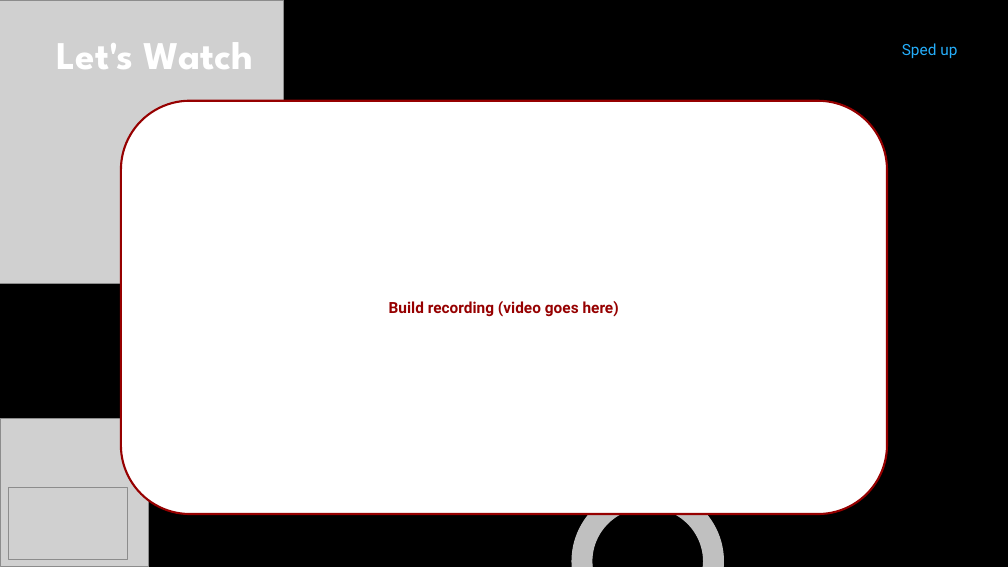
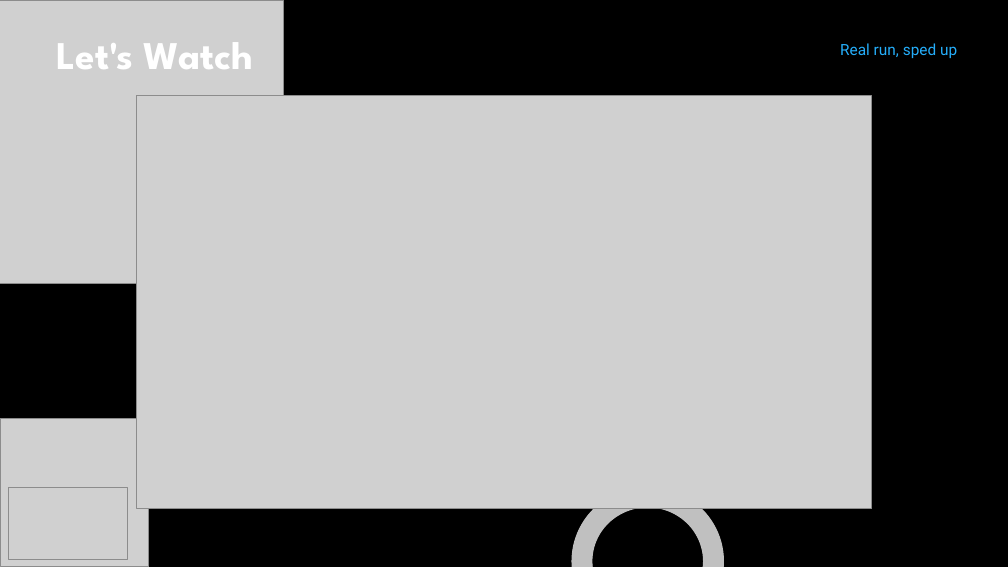
Before and after one commit to VirtualArkansasOrg/zest-spec, a slide deck: slide 5 of presentations/2026-vlla/deck/zest-vlla-2026.pptx. Drawn at 1008x567 pixels with LibreOffice and Linux fonts; fonts in the diff are those of the drawing; grey boxes stand for pictures. Boxes give left, top, right and bottom in pixels: in the first picture for what was removed or moved away, otherwise in the second. Text is boxed around its words. In the diff, an @@ line names an element or a change of style, - is before the commit and + after.

```diff
--- a/presentations/2026-vlla/deck/zest-vlla-2026.pptx
+++ b/presentations/2026-vlla/deck/zest-vlla-2026.pptx
@@ text at bbox=[840, 43, 957, 58]: text changed @@
-Sped up
+Real run, sped up
@@ rounded rectangle removed at bbox=[121, 101, 887, 514] @@
-Build recording (video goes here)
@@ picture added at bbox=[137, 96, 872, 509] @@
```
Also in this commit, not shown: 9 other slides changed, 1 slide added, 14 other files.
